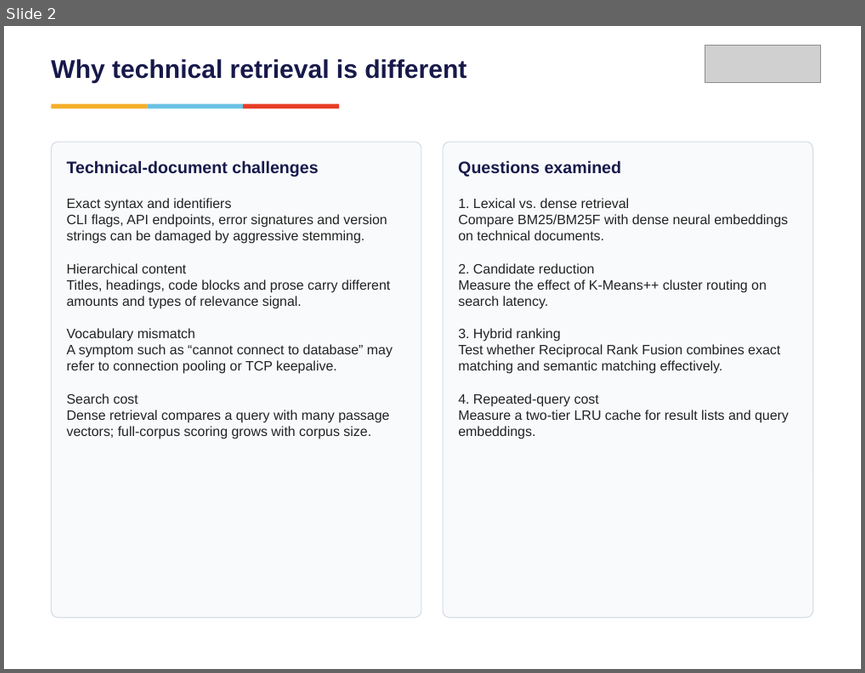
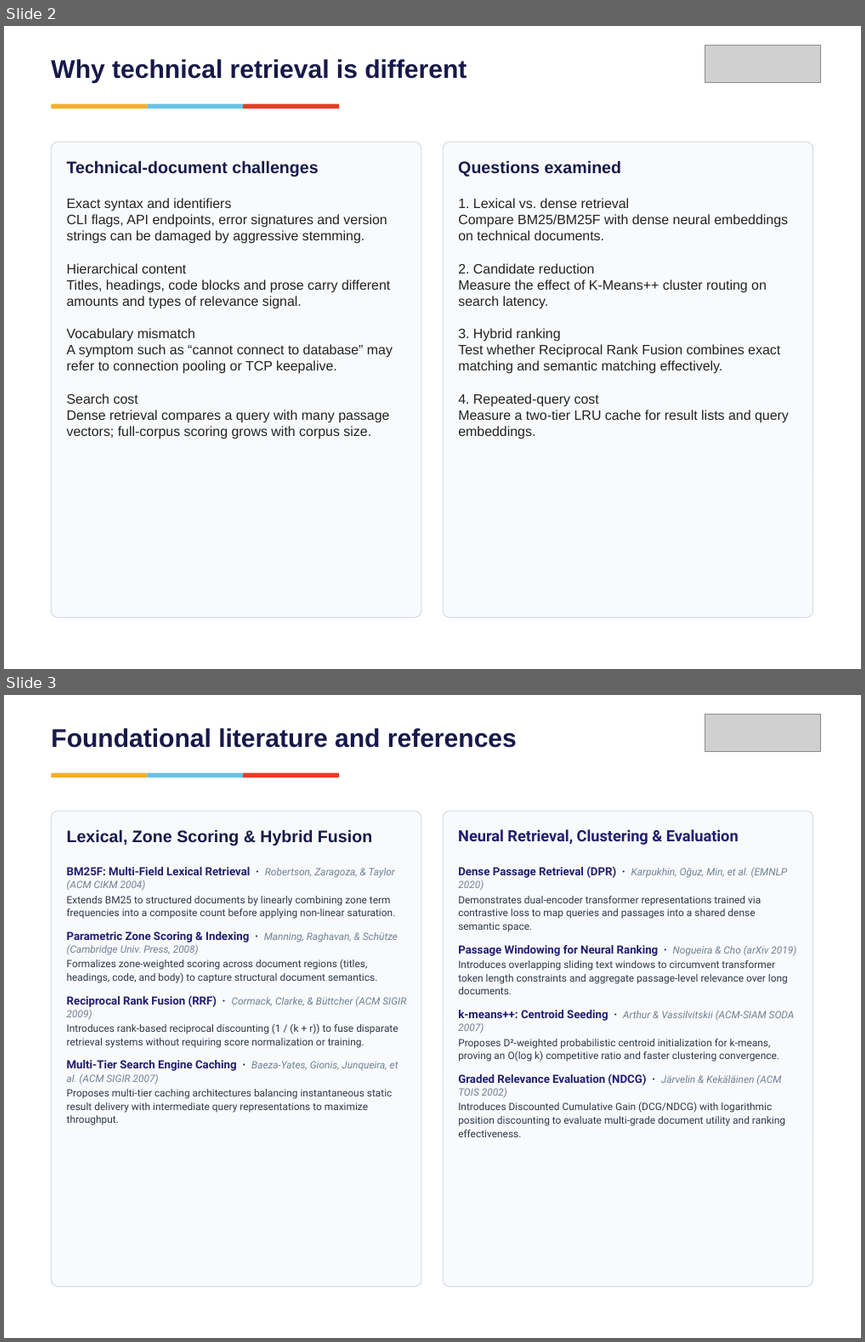
Before and after one commit to vishrutbhushan/ir-benchmark, a slide deck: presentation/IR_Benchmark_Presentation.pptx. Shown one above the other, each under a label of ours: slide 2 before the commit, slides 2 and 3 after it. The pictures are 865x673 and 865x1342 pixels, drawn with LibreOffice and Linux fonts; fonts in the diff are those of the drawing; grey boxes stand for pictures. Boxes give left, top, right and bottom in pixels: in the first picture for what was removed or moved away, otherwise in the second. Text is boxed around its words. In the diff, an @@ line names an element or a change of style, - is before the commit and + after.

Commit message:
docs & refactor: simplify README, streamline data collection, and update presentation references

```diff
--- a/presentation/IR_Benchmark_Presentation.pptx
+++ b/presentation/IR_Benchmark_Presentation.pptx
@@ slide 3 added at [4,695,861,1338], background #FFFFFF @@
@@ picture added at [705,714,821,752] @@
@@ text added at [51,728,517,748], 21.5 pt, text #17194A, bold @@
+Foundational literature and references
@@ rectangle added at [51,773,147,778], fill #F5AE29 @@
@@ rectangle added at [147,773,243,778], fill #69C2E4 @@
@@ rectangle added at [243,773,339,778], fill #E83D26 @@
@@ rounded rectangle added at [51,811,421,1287], fill #F8FAFC, outline #D7DDE3 0.8 pt @@
@@ rounded rectangle added at [443,811,813,1287], fill #F8FAFC, outline #D7DDE3 0.8 pt @@
@@ text added at [67,829,372,845], 14 pt, text #17194A, bold @@
+Lexical, Zone Scoring & Hybrid Fusion
@@ text added at [458,829,738,845], 13 pt, text #211D70, bold @@
+Neural Retrieval, Clustering & Evaluation
@@ text added at [67,867,406,1125], 8.5 pt, text #2D3748 @@
+BM25F: Multi-Field Lexical Retrieval · Robertson, Zaragoza, & Taylor (ACM CIKM 2004)
+Extends BM25 to structured documents by linearly combining zone term frequencies into a composite count before applying non-linear saturation.
+Parametric Zone Scoring & Indexing · Manning, Raghavan, & Schütze (Cambridge Univ. Press, 2008)
+Formalizes zone-weighted scoring across document regions (titles, headings, code, and body) to capture structural document semantics.
+Reciprocal Rank Fusion (RRF) · Cormack, Clarke, & Büttcher (ACM SIGIR 2009)
+Introduces rank-based reciprocal discounting (1 / (k + r)) to fuse disparate retrieval systems without requiring score normalization or training.
+Multi-Tier Search Engine Caching · Baeza-Yates, Gionis, Junqueira, et al. (ACM SIGIR 2007)
+Proposes multi-tier caching architectures balancing instantaneous static result delivery with intermediate query representations to maximize throughput.
@@ text added at [458,866,796,1137], 8.5 pt, text #2D3748 @@
+Dense Passage Retrieval (DPR) · Karpukhin, Oğuz, Min, et al. (EMNLP 2020)
+Demonstrates dual-encoder transformer representations trained via contrastive loss to map queries and passages into a shared dense semantic space.
+Passage Windowing for Neural Ranking · Nogueira & Cho (arXiv 2019)
+Introduces overlapping sliding text windows to circumvent transformer token length constraints and aggregate passage-level relevance over long documents.
+k-means++: Centroid Seeding · Arthur & Vassilvitskii (ACM-SIAM SODA 2007)
+Proposes D²-weighted probabilistic centroid initialization for k-means, proving an O(log k) competitive ratio and faster clustering convergence.
+Graded Relevance Evaluation (NDCG) · Järvelin & Kekäläinen (ACM TOIS 2002)
+Introduces Discounted Cumulative Gain (DCG/NDCG) with logarithmic position discounting to evaluate multi-grade document utility and ranking effectiveness.
```
Also in this commit, not shown: 5 slides changed, 18 other files.
